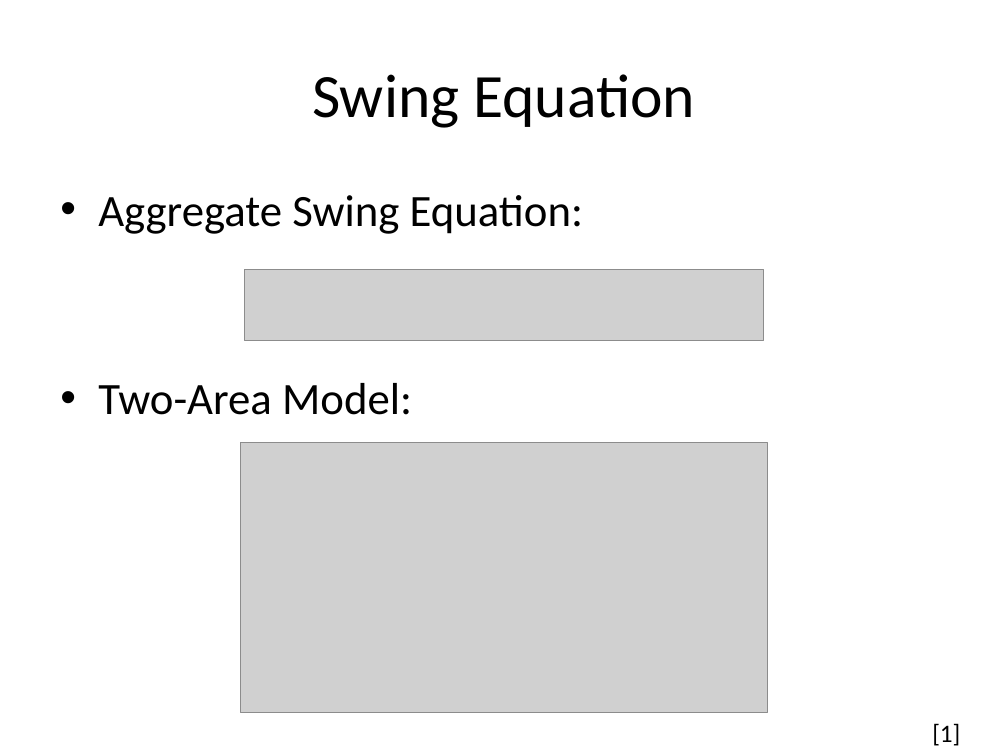
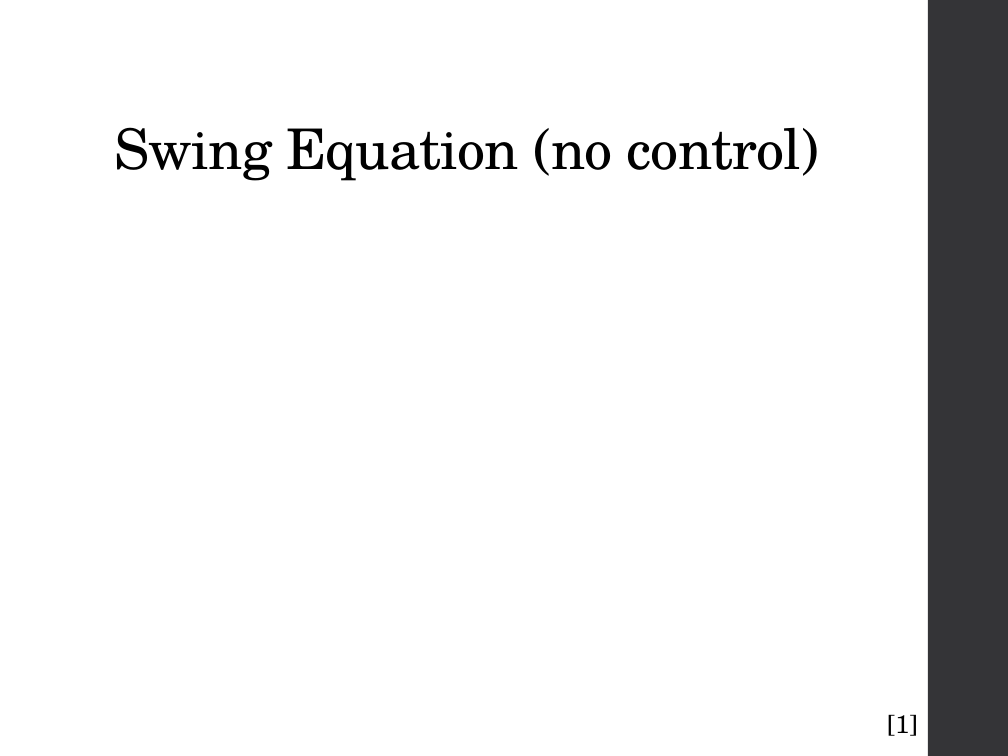
Before and after one commit to mswan96/SUPERB, a slide deck: slide 8 of Literature Review.pptx (slide 6 before the commit). Drawn at 1008x756 pixels with LibreOffice and Linux fonts; fonts in the diff are those of the drawing; grey boxes stand for pictures. Boxes give left, top, right and bottom in pixels: in the first picture for what was removed or moved away, otherwise in the second. Text is boxed around its words. In the diff, an @@ line names an element or a change of style, - is before the commit and + after.

```diff
--- a/Literature Review.pptx
+++ b/Literature Review.pptx
@@ rectangle added at (928,0,1008,756), fill #353537 @@
@@ title "Swing Equation (no control)" at (114,127,820,181): vertical alignment middle to bottom @@
@@ title at (114,127,820,181): text changed; size 44 to 40 pt; font Calibri to TeX Gyre Schola @@
-Swing Equation
+Swing Equation (no control)
@@ text removed at (98,195,583,415) @@
-• Aggregate Swing Equation:
-• Two-Area Model:
@@ picture removed at (244,269,763,341) @@
@@ picture removed at (241,443,767,713) @@
@@ text "[1]": place and size @@
-text "[1]" at (932,723,960,746)
+text "[1]" at (887,714,918,736)
@@ text "[1]" at (887,714,918,736): font Calibri to TeX Gyre Schola @@
```
Also in this commit, not shown: 11 other slides changed, 4 slides added, 5 other files.
